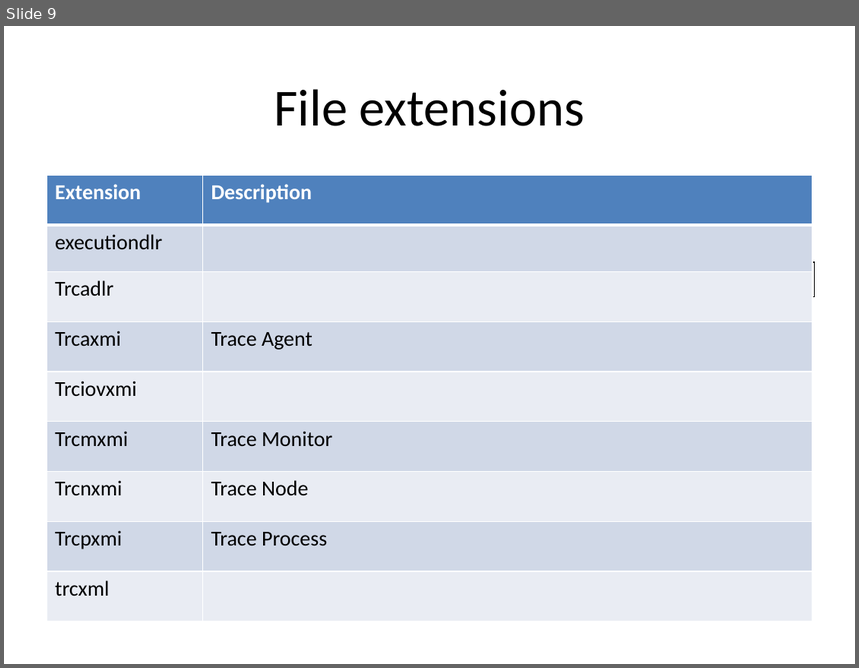
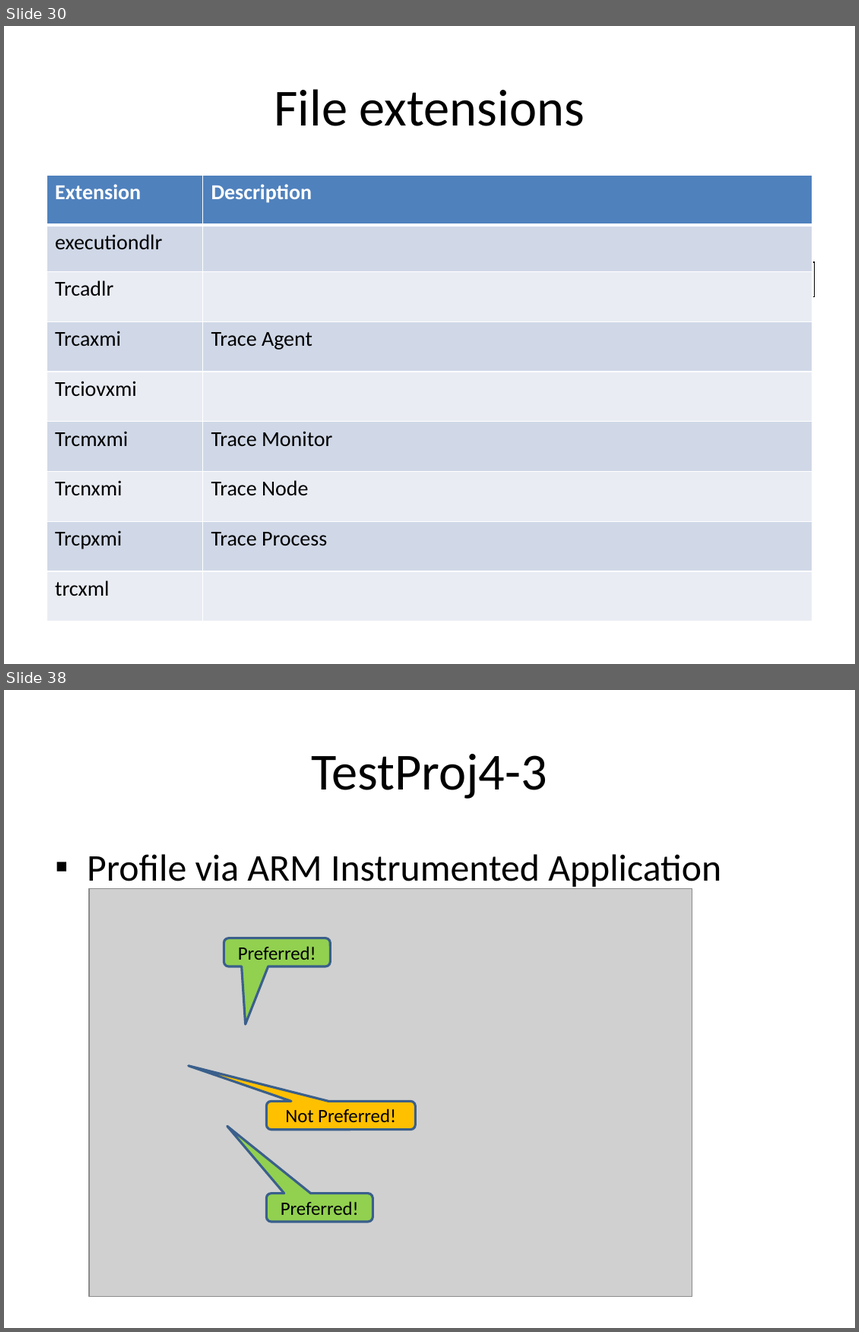
Before and after one commit to wsgan001/asegrp, a slide deck: papers/DRCPA/docs/PerfTest - Profiling via RPT.pptx. Shown one above the other, each under a label of ours: slide 9 before the commit, slides 30 and 38 after it; the slides between them are not shown. The pictures are 859x668 and 859x1332 pixels, drawn with LibreOffice and Linux fonts; fonts in the diff are those of the drawing; grey boxes stand for pictures. Boxes give left, top, right and bottom in pixels: in the first picture for what was removed or moved away, otherwise in the second. Text is boxed around its words. In the diff, an @@ line names an element or a change of style, - is before the commit and + after.

```diff
--- a/papers/DRCPA/docs/PerfTest - Profiling via RPT.pptx
+++ b/papers/DRCPA/docs/PerfTest - Profiling via RPT.pptx
@@ slide 38 added at (4,690,855,1328), background #FFFFFF @@
@@ title added at (311,754,547,799), 44 pt, text #000000 @@
+TestProj4-3
@@ text added at (87,854,721,890), 32 pt, text #000000 @@
+▪ Profile via ARM Instrumented Application
@@ picture added at (89,888,692,1297) @@
@@ rounded speech box added at (224,939,330,967), fill #92D050, outline #3A5F8C 2 pt, 16 pt, text #000000 @@
+Preferred!
@@ rounded speech box added at (266,1101,415,1129), fill #FFC000, outline #3A5F8C 2 pt, 16 pt, text #000000 @@
+Not Preferred!
@@ rounded speech box added at (266,1194,373,1222), fill #92D050, outline #3A5F8C 2 pt, 16 pt, text #000000 @@
+Preferred!
@@ what was slide 9 is now slide 30 @@
```
Also in this commit, not shown: 13 other slides added.
